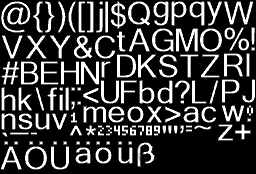
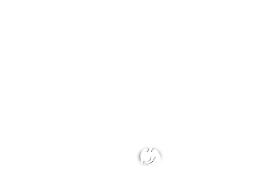
Before/after of a 256 x 174 layered artwork. What changed in the layer stack:
painted on "Ebene 8" over 140, 147, 162, 167
painted on "Ebene 9" over 143, 153, 156, 166
renamed "Ebene 1" to "Background", hid it over 0, 0, 256, 174
